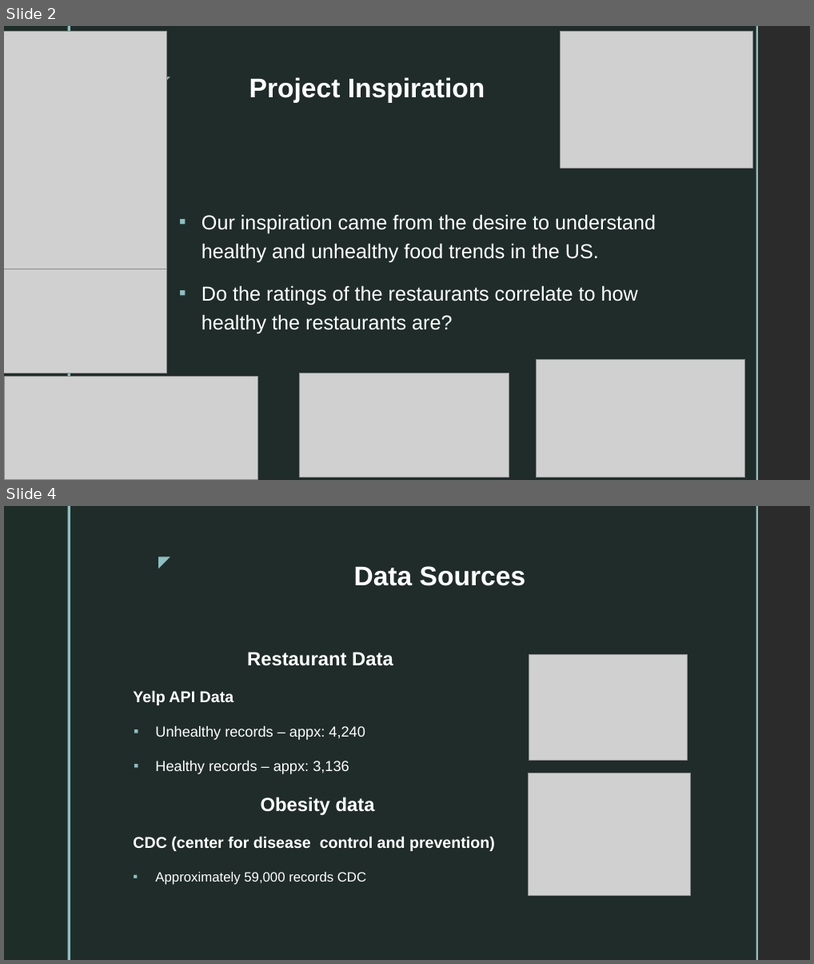
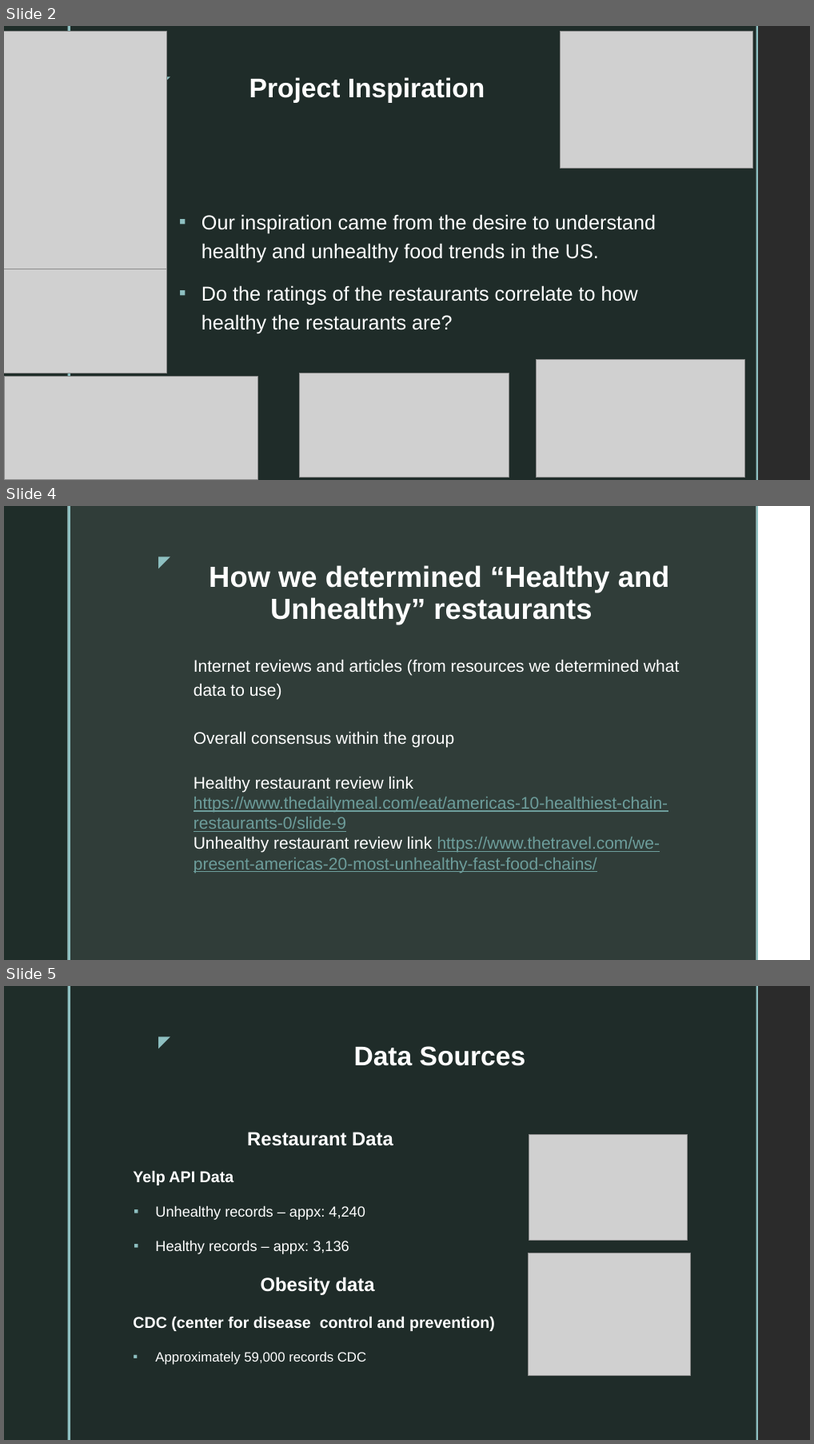
Before and after one commit to Arjun4391/DATA_SCIENCE_PROJECT1, a slide deck: Restaurants vs Obesity Project.pptx. Shown one above the other, each under a label of ours: slides 2 and 4 before the commit, slides 2, 4 and 5 after it; the slides between them are not shown. The pictures are 814x964 and 814x1444 pixels, drawn with LibreOffice and Linux fonts; fonts in the diff are those of the drawing; grey boxes stand for pictures; background and template pictures are left out; a plain dark background stands for a picture behind light text. Boxes give left, top, right and bottom in pixels: in the first picture for what was removed or moved away, otherwise in the second. Text is boxed around its words. In the diff, an @@ line names an element or a change of style, - is before the commit and + after.

```diff
--- a/Restaurants vs Obesity Project.pptx
+++ b/Restaurants vs Obesity Project.pptx
@@ slide 4 added at box(4, 506, 810, 960), background picture (left out); not listed: 5 template elements that a slide beside it also shows @@
@@ title added at box(209, 565, 670, 624), 26 pt, text #FFFFFF, bold @@
+How we determined “Healthy and Unhealthy” restaurants
@@ text added at box(194, 659, 679, 872), 15 pt, text #6D9D9B, underline @@
+Internet reviews and articles (from resources we determined what data to use)
+Overall consensus within the group
+Healthy restaurant review link https://www.thedailymeal.com/eat/americas-10-healthiest-chain-restaurants-0/slide-9
+Unhealthy restaurant review link https://www.thetravel.com/we-present-americas-20-most-unhealthy-fast-food-chains/
@@ what was slide 4 is now slide 5 @@
```
Also in this commit, not shown: 3 slides changed, 2 other files.
